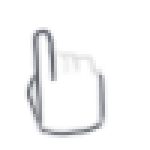
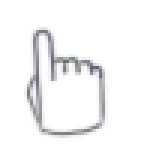
Layers edited between the first and the second w=150, h=150 image:
painted on "Lineart A" over [51, 54, 108, 81]
added layer "Colors A" above "Sketch" over [27, 30, 108, 135]
hid "Sketch" over [24, 30, 108, 138]
hid "Layer 1", painted on it over [24, 30, 108, 138]
